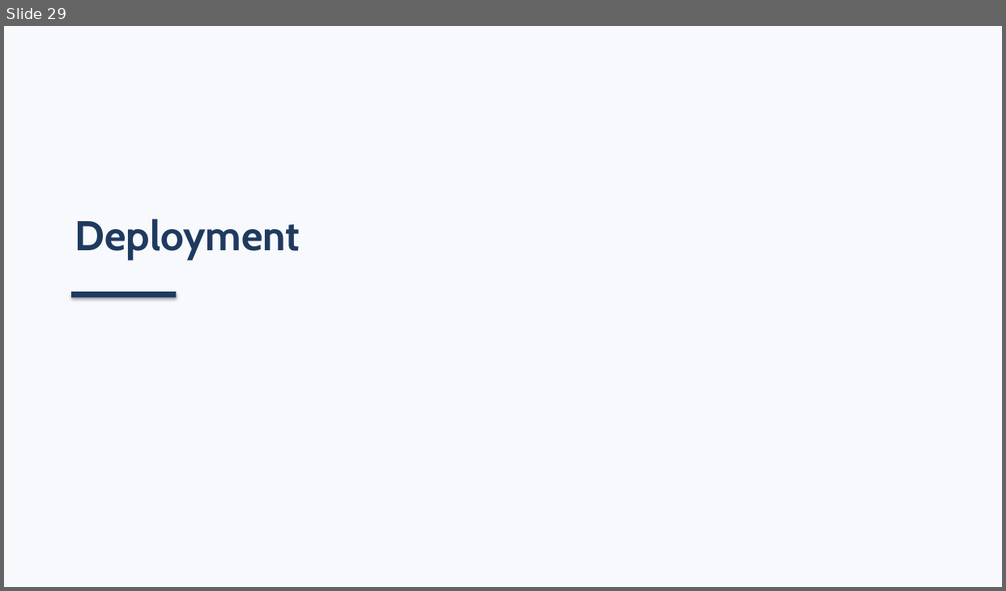
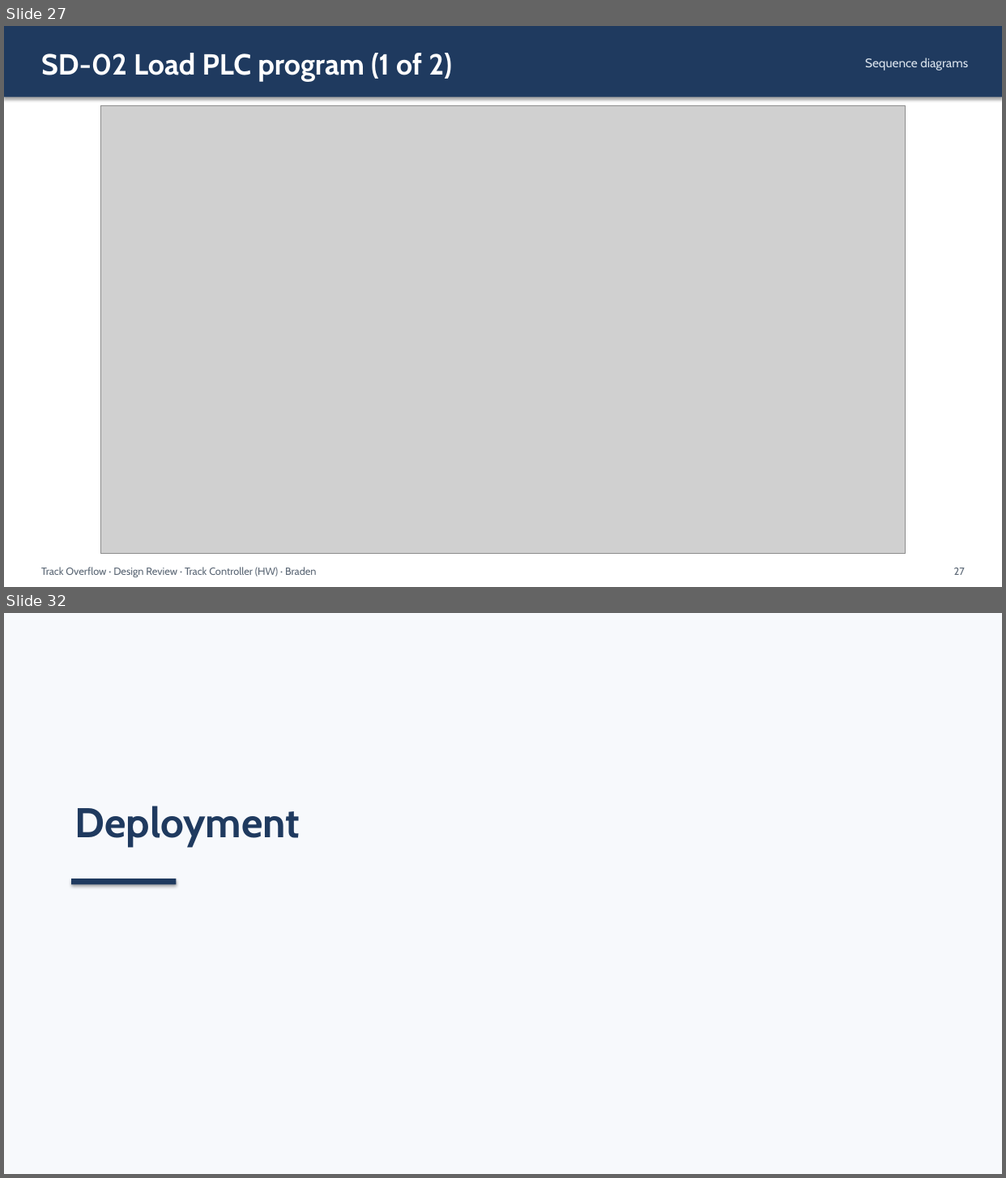
Before and after one commit to Landiss04/Track-Overflow, a slide deck: documents/slides/design_review_track_ctrl_hw.pptx. Shown one above the other, each under a label of ours: slide 29 before the commit, slides 27 and 32 after it; the slides between them are not shown. The pictures are 1006x591 and 1006x1178 pixels, drawn with LibreOffice and Linux fonts; fonts in the diff are those of the drawing; grey boxes stand for pictures. Boxes give left, top, right and bottom in pixels: in the first picture for what was removed or moved away, otherwise in the second. Text is boxed around its words. In the diff, an @@ line names an element or a change of style, - is before the commit and + after.

Commit message:
Design review deck: split SD-05, SD-01 and SD-02 across two slides; narrow SD-02

```diff
--- a/documents/slides/design_review_track_ctrl_hw.pptx
+++ b/documents/slides/design_review_track_ctrl_hw.pptx
@@ slide 27 added at [4,26,1002,587], background #FFFFFF @@
@@ rectangle added at [4,26,1002,97], fill #1F3A5F @@
@@ text added at [41,53,452,81], 28 pt, text #FFFFFF, bold @@
+SD-02 Load PLC program (1 of 2)
@@ text added at [865,58,968,71], 12 pt, text #D9E2EC @@
+Sequence diagrams
@@ picture added at [100,106,906,554] @@
@@ text added at [41,567,317,578], 10 pt, text #5B6775 @@
+Track Overflow · Design Review · Track Controller (HW) · Braden
@@ text added at [954,568,965,575], 10 pt, text #5B6775 @@
+27
@@ what was slide 29 is now slide 32 @@
```
Also in this commit, not shown: 15 slides changed, 2 other slides added, 4 other files.
